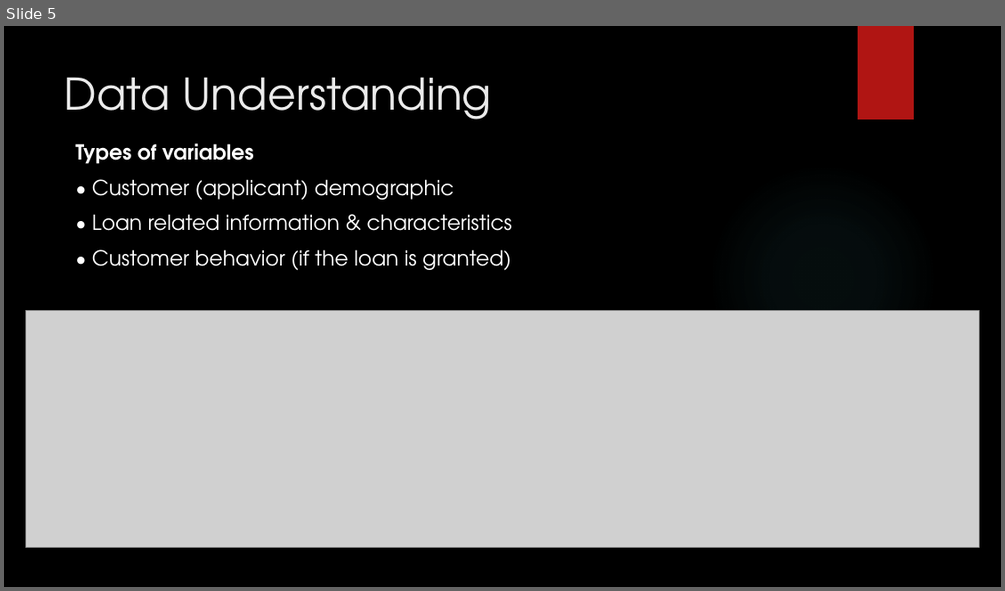
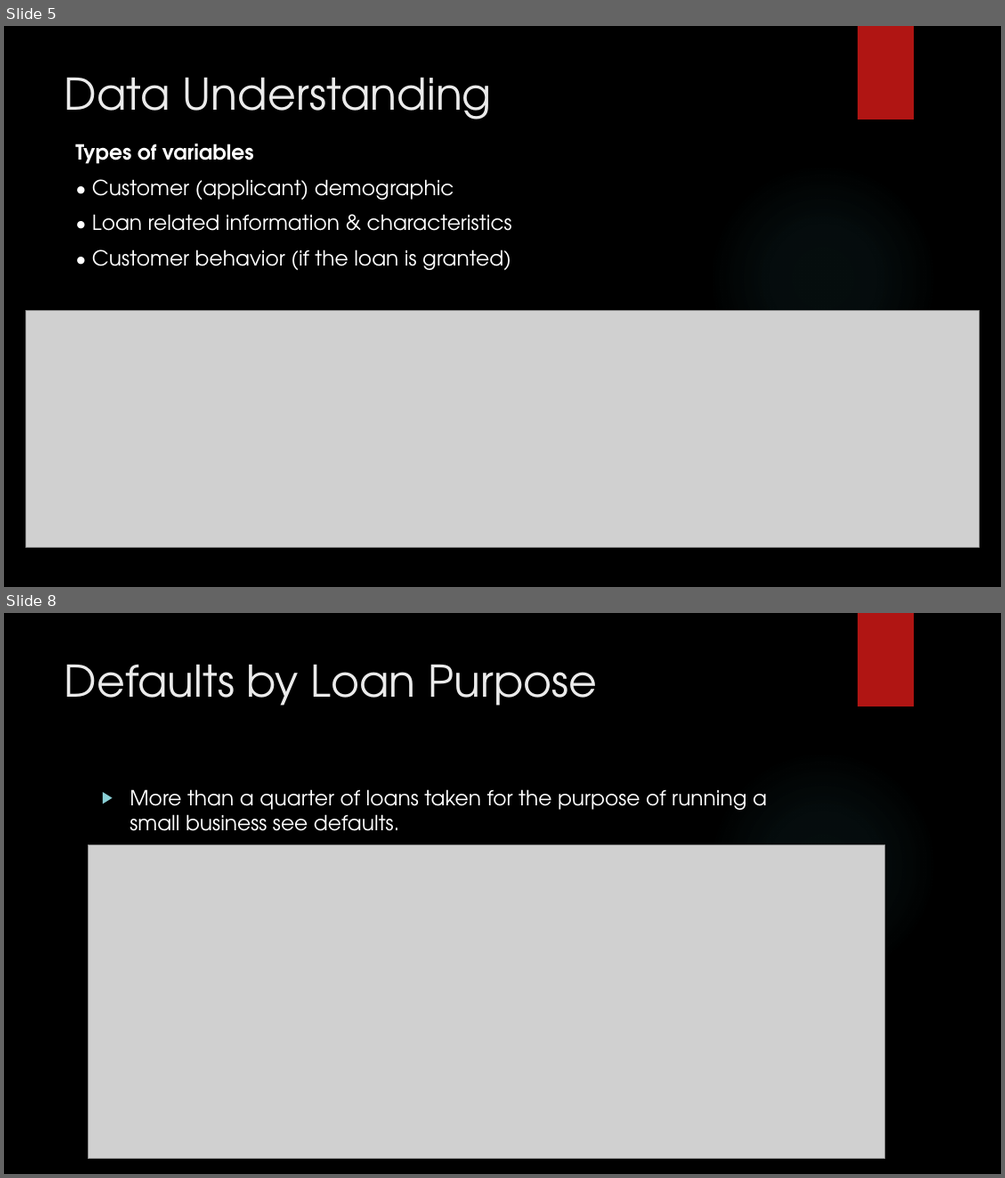
Before and after one commit to subhabrata-ghosh-1988/lending_club_case_study, a slide deck: Subhabrata_Ghosh_Lending_Club_Case_Study.pptx. Shown one above the other, each under a label of ours: slide 5 before the commit, slides 5 and 8 after it; the slides between them are not shown. The pictures are 1005x591 and 1005x1178 pixels, drawn with LibreOffice and Linux fonts; fonts in the diff are those of the drawing; grey boxes stand for pictures; background and template pictures are left out. Boxes give left, top, right and bottom in pixels: in the first picture for what was removed or moved away, otherwise in the second. Text is boxed around its words. In the diff, an @@ line names an element or a change of style, - is before the commit and + after.

```diff
--- a/Subhabrata_Ghosh_Lending_Club_Case_Study.pptx
+++ b/Subhabrata_Ghosh_Lending_Club_Case_Study.pptx
@@ slide 8 added at [4, 613, 1001, 1174], background picture (left out); not listed: 2 template elements that a slide beside it also shows @@
@@ title added at [65, 664, 597, 706], 42 pt, text #EBEBEB @@
+Defaults by Loan Purpose
@@ text added at [129, 789, 767, 831], 20 pt, text #FFFFFF @@
+▶ More than a quarter of loans taken for the purpose of running a small business see defaults.
@@ picture added at [88, 844, 885, 1159] @@
```
Also in this commit, not shown: 18 other slides added, 2 other files.
